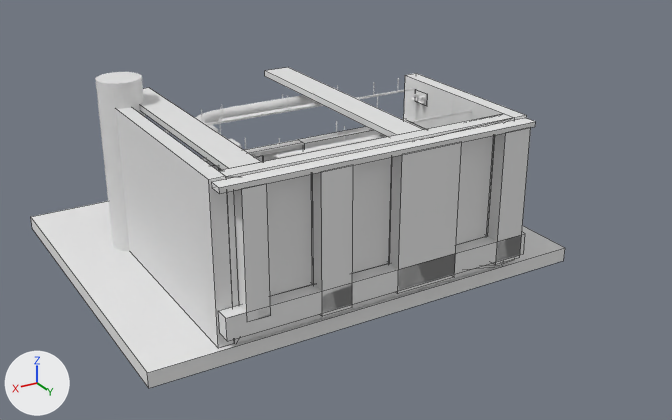
The Blender file Assets/Models/1209.blend: old version first, new version second.
The view is the same before and after, from a camera (50 mm lens) standing at (5.76, 9.63, 5.75) and looking at (-0.61, -1.0, 0.43). The lights are fixed; the arrows at lower left show +X, +Y and +Z. Mesh edges are drawn as thin lines on the coarser meshes.
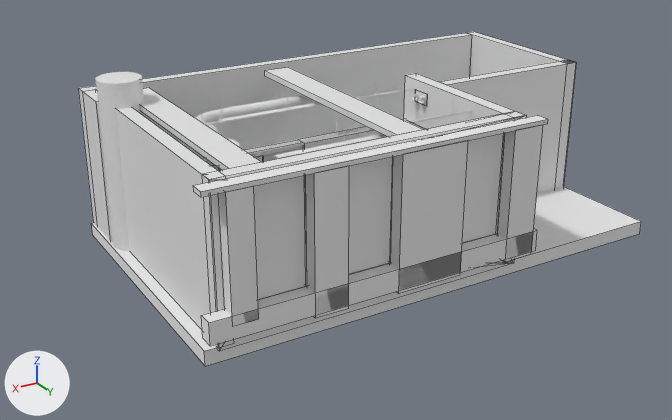
Diff of the bpy script that builds the scene:
```diff
--- a/Assets/Models/1209.blend.py
+++ b/Assets/Models/1209.blend.py
@@ me_cube_023 @@
+me_cube_023.from_pydata(...)  # a box spanning x -0.1..0.1, y -0.1..0.1, z -0.1..0.1
@@ ob_cube @@
 ob_cube = bpy.data.objects.new('Cube', me_cube)
-ob_cube.location = (0.0, -1.34, 0.0)
-ob_cube.scale = (3.08, 2.48, 0.1)
+ob_cube.location = (-1.17, -1.03, 0.0)
+ob_cube.scale = (3.53, 2.08, 0.1)
@@ ob_cube_002 @@
 ob_cube_002.location = (0.0, 0.98, 1.11)
-ob_cube_002.scale = (2.0, 0.1, 1.05)
+ob_cube_002.scale = (2.19, 0.1, 1.05)
@@ ob_cube_037 @@
 ob_cube_037.location = (0.0, 1.18, 0.44)
-ob_cube_037.scale = (2.17, -0.0983, 0.148)
+ob_cube_037.scale = (2.38, -0.0983, 0.148)
@@ ob_cube_038 @@
 ob_cube_038 = bpy.data.objects.new('Cube.038', me_cube_045)
-ob_cube_038.location = (0.74, 1.18, 1.16)
+ob_cube_038.location = (0.81, 1.18, 1.16)
 ob_cube_038.rotation_euler = (0.0, 1.571, 0.0)  # degrees (0, 90, 0)
-ob_cube_038.scale = (0.915, -0.0983, 0.207)
+ob_cube_038.scale = (0.915, -0.0983, 0.227)
@@ ob_cube_039 @@
 ob_cube_039.location = (0.0, 1.18, 2.11)
-ob_cube_039.scale = (2.17, -0.0983, -0.033)
+ob_cube_039.scale = (2.38, -0.0983, -0.033)
@@ ob_cube_040 @@
 ob_cube_040 = bpy.data.objects.new('Cube.040', me_cube_047)
-ob_cube_040.location = (1.77, 1.18, 1.26)
+ob_cube_040.location = (1.94, 1.18, 1.26)
 ob_cube_040.rotation_euler = (0.0, 1.571, 0.0)  # degrees (0, 90, 0)
-ob_cube_040.scale = (0.809, -0.0983, 0.148)
+ob_cube_040.scale = (0.809, -0.0983, 0.162)
@@ ob_cube_041 @@
 ob_cube_041 = bpy.data.objects.new('Cube.041', me_cube_048)
-ob_cube_041.location = (-0.58, 1.18, 1.16)
+ob_cube_041.location = (-0.63, 1.18, 1.16)
 ob_cube_041.rotation_euler = (0.0, 1.571, 0.0)  # degrees (0, 90, 0)
-ob_cube_041.scale = (0.915, -0.0983, 0.436)
+ob_cube_041.scale = (0.915, -0.0983, 0.478)
@@ ob_cube_042 @@
 ob_cube_042 = bpy.data.objects.new('Cube.042', me_cube_049)
-ob_cube_042.location = (-1.9, 1.18, 1.16)
+ob_cube_042.location = (-2.08, 1.18, 1.16)
 ob_cube_042.rotation_euler = (0.0, 1.571, 0.0)  # degrees (0, 90, 0)
-ob_cube_042.scale = (0.915, -0.0983, 0.207)
+ob_cube_042.scale = (0.915, -0.0983, 0.227)
@@ ob_cube_049 @@
+ob_cube_049 = bpy.data.objects.new('Cube.049', me_cube_023)
+ob_cube_049.location = (2.24, -2.63, 1.11)
+ob_cube_049.rotation_euler = (0.0, 0.0, 1.571)  # degrees (0, 0, 90)
+ob_cube_049.scale = (-3.0, -0.918, -10.6)
@@ ob_cube_048 @@
+ob_cube_048 = bpy.data.objects.new('Cube.048', me_cube_023.copy())
+ob_cube_048.location = (-1.09, -3.02, 1.11)
+ob_cube_048.scale = (-34.3, -0.918, -10.6)
@@ ob_cube_047 @@
+ob_cube_047 = bpy.data.objects.new('Cube.047', me_cube_023.copy())
+ob_cube_047.location = (-4.61, -1.86, 1.11)
+ob_cube_047.rotation_euler = (0.0, 0.0, 1.571)  # degrees (0, 0, 90)
+ob_cube_047.scale = (-12.5, -0.918, -10.6)
@@ ob_cube_046 @@
+ob_cube_046 = bpy.data.objects.new('Cube.046', me_cube_023.copy())
+ob_cube_046.location = (-3.45, -0.69, 1.11)
+ob_cube_046.scale = (-12.5, -0.918, -10.6)
```

Changed parts and their boxes [x1, y1, x2, y2] in the pictures (672 x 420 px):
'Cube', moved, rescaled: before [31, 201, 565, 388]; after [91, 186, 641, 366]
'Cube.048', added: after [78, 33, 472, 226]
'Cube.041', moved, rescaled (7% wider): before [390, 142, 462, 294]; after [391, 141, 468, 294]
'Cube.037', moved, rescaled (9% wider, 7% taller): before [218, 232, 525, 341]; after [201, 229, 537, 346]
'Cube.002', rescaled (7% wider): before [219, 114, 514, 344]; after [209, 114, 526, 351]
'Cube.046', added: after [440, 60, 576, 193]
'Cube.038', moved, rescaled (7% wider): before [313, 165, 353, 316]; after [306, 166, 349, 318]
'Cube.040', moved, rescaled (11% wider): before [234, 184, 271, 322]; after [218, 186, 259, 326]
'Cube.042', moved, rescaled (7% wider): before [488, 127, 531, 265]; after [497, 125, 543, 262]
'Cube.039', moved, rescaled (10% wider, 8% taller): before [211, 118, 535, 194]; after [193, 115, 548, 197]
'Cube.047', added: after [467, 32, 572, 76]
'Cube.049', added: after [82, 89, 112, 242]
